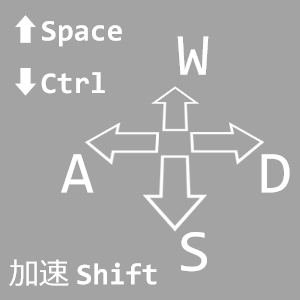
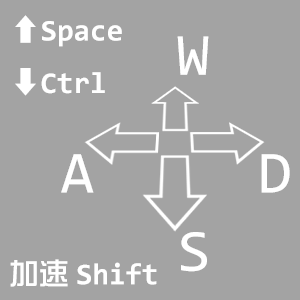
Comparing the layer stacks of the two 300 × 300 images. Changes:
painted on "加速 Shift" over [9, 259, 69, 287]
